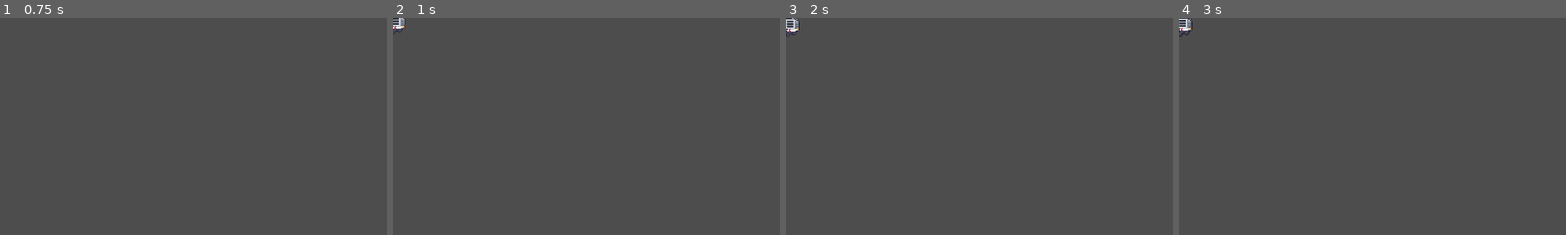
Above: before the commit, frames 1-4 (left to right).
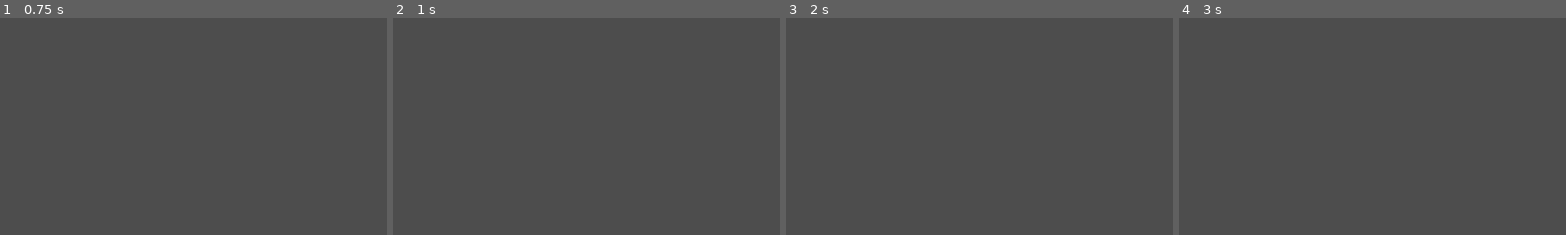
Above: after the commit, the same moments.

Repository: NicolasRaf/Defenders-Lovers
Game: Godot game, scene res://scenes/enemysspawner.tscn
Two runs of this game, one before a commit and one after it. Both use one fixed random seed, a clock stepped at 60 frames per second and the inputs below. This scene is started directly instead of the project's main scene.
Inputs:
- Up to frame 1 (0.75 s): tap Enter at 0.5 s; hold D (move_right) from 0.53 s (still down)
- Up to frame 2 (1 s): keep holding D (move_right)
- Up to frame 3 (2 s): tap Space at 1.25 s; release D (move_right) at 1.28 s; hold S (move_down) from 1.28 s (still down)
- Up to frame 4 (3 s): tap Enter at 2 s; release S (move_down) at 2.03 s; hold D (move_right) 2.03-2.78 s; tap Space at 2.75 s; hold W (move_up) from 2.78 s (still down)
The pictures show only the part of the screen within x 0-50%, y 0-50%; the shares and areas given below are measured in that part.

Frame 1 is identical in both runs. In frame 2, 0.2% of the frame differs, in the area x 0-4%, y 0-8%; in frame 3, 0.2%, in the area x 0-4%, y 0-9%; in frame 4, 0.2%.

Commit message:
feat: adding enemys 2.0

Diff:
--- a/project.godot
+++ b/project.godot
@@ -14,6 +14,10 @@
 run/main_scene="res://scenes/world.tscn"
 config/features=PackedStringArray("4.2", "GL Compatibility")
 config/icon="res://icon.svg"
+
+[autoload]
+
+Global="*res://scripts/Global.gd"
 
 [file_customization]
 
--- a/scenes/enemy.tscn
+++ b/scenes/enemy.tscn
@@ -1,6 +1,7 @@
-[gd_scene load_steps=5 format=3 uid="uid://dgi4ipffxyhgg"]
+[gd_scene load_steps=6 format=3 uid="uid://dgi4ipffxyhgg"]
 
 [ext_resource type="Texture2D" uid="uid://bvid60vuf413i" path="res://assets/1/Fall.png" id="1_aa43t"]
+[ext_resource type="Script" path="res://scripts/enemy.gd" id="1_tvhx7"]
 
 [sub_resource type="AtlasTexture" id="AtlasTexture_yjsov"]
 atlas = ExtResource("1_aa43t")
@@ -21,6 +22,7 @@
 size = Vector2(20, 24)
 
 [node name="enemy" type="CharacterBody2D"]
+script = ExtResource("1_tvhx7")
 
 [node name="AnimatedSprite2D" type="AnimatedSprite2D" parent="."]
 sprite_frames = SubResource("SpriteFrames_4pd8x")
--- a/scenes/enemysspawner.tscn
+++ b/scenes/enemysspawner.tscn
@@ -6,5 +6,6 @@
 script = ExtResource("1_4am0v")
 
 [node name="Timer" type="Timer" parent="."]
+wait_time = 5.0
 
 [connection signal="timeout" from="Timer" to="." method="_on_timer_timeout"]
--- a/scripts/Global.gd
+++ b/scripts/Global.gd
@@ -1,11 +1,3 @@
 extends Node2D
 
-
-# Called when the node enters the scene tree for the first time.
-func _ready():
-	pass # Replace with function body.
-
-
-# Called every frame. 'delta' is the elapsed time since the previous frame.
-func _process(delta):
-	pass
+var Player = null;
--- /dev/null
+++ b/scripts/enemy.gd
@@ -0,0 +1,11 @@
+extends CharacterBody2D
+
+const SPEED = 1.0
+var gravity = ProjectSettings.get_setting("physics/2d/default_gravity")
+
+
+func _physics_process(delta):
+	var direction = global_position.direction_to(Global.Player.global_position)
+	global_position += direction * SPEED
+
+	move_and_slide()
--- a/scripts/player.gd
+++ b/scripts/player.gd
@@ -1,9 +1,12 @@
 extends CharacterBody2D
+
 const speed : int = 300
 var friction: float = 0.2
 var acceleration: float = 0.2
 var health : int = 5
 
+func _ready():
+	Global.Player = self;
 
 func _physics_process(delta) -> void:
 	_move()
